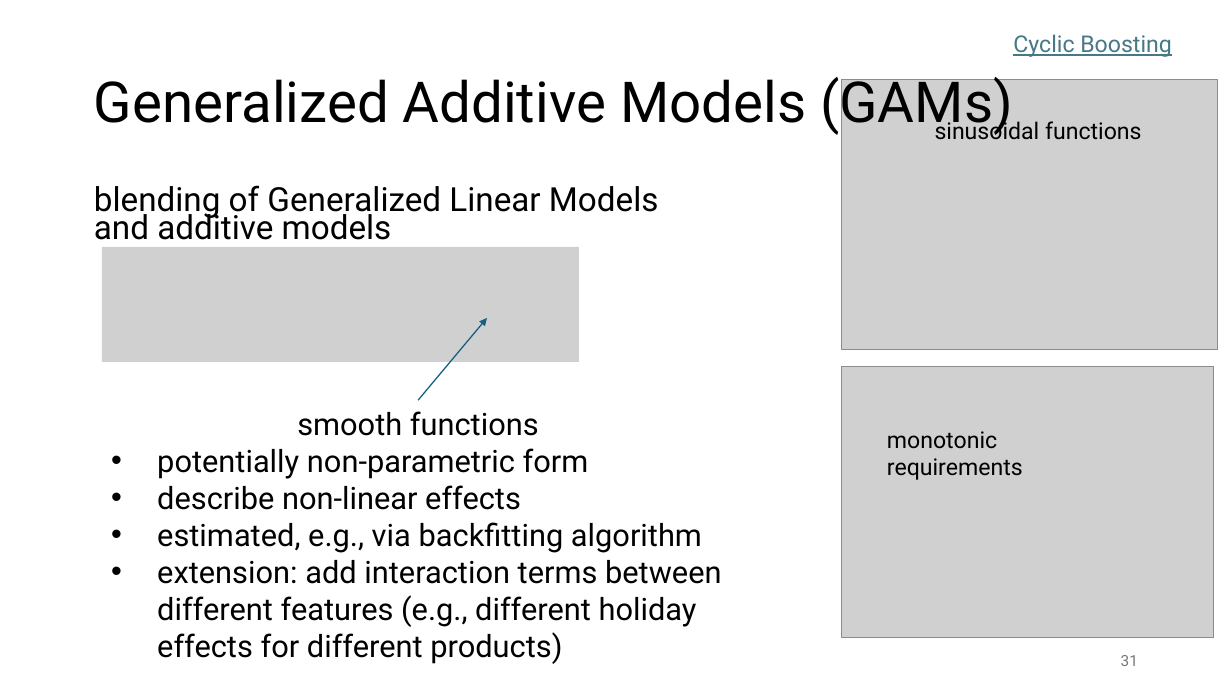
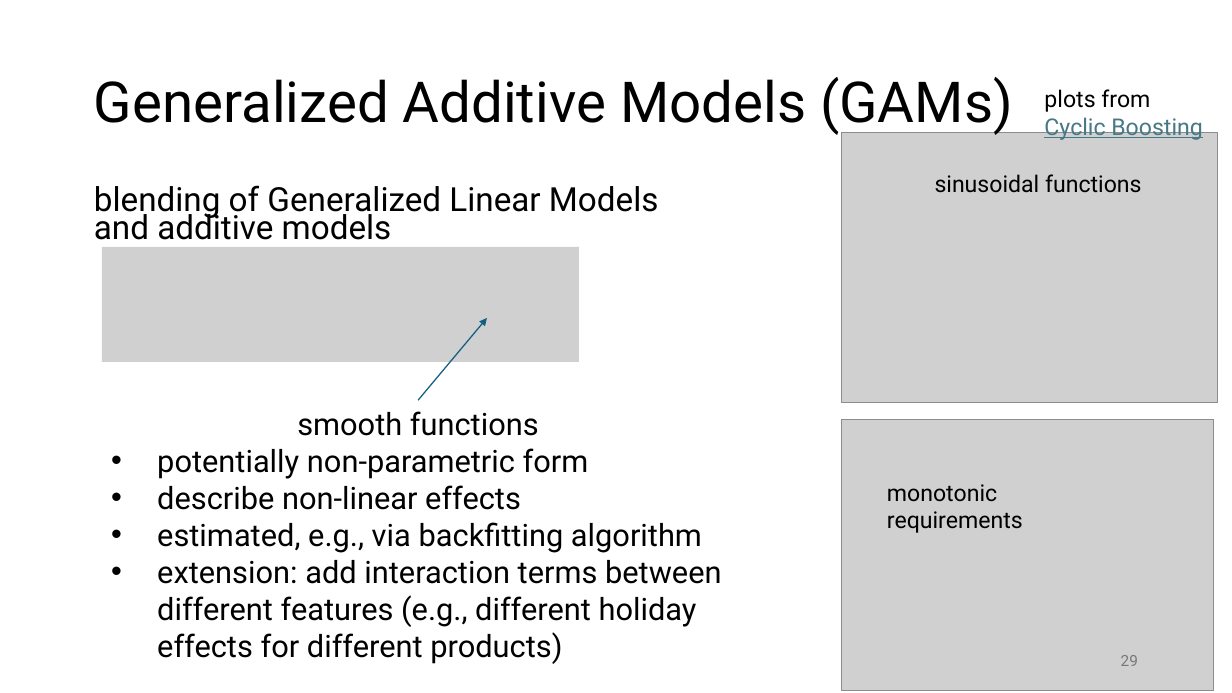
Before and after one commit to FelixWick/data_science, a slide deck: slide 29 of slides/5_ML.pptx (slide 31 before the commit). Drawn at 1232x693 pixels with LibreOffice and Linux fonts; fonts in the diff are those of the drawing; grey boxes stand for pictures. Boxes give left, top, right and bottom in pixels: in the first picture for what was removed or moved away, otherwise in the second. Text is boxed around its words. In the diff, an @@ line names an element or a change of style, - is before the commit and + after.

```diff
--- a/slides/5_ML.pptx
+++ b/slides/5_ML.pptx
@@ text at <box>1044,89,1203,140</box>: text changed @@
-Cyclic Boosting
+plots from Cyclic Boosting
@@ 2 pictures, 1 text: place and size @@
-2 pictures, 1 text at <box>842,79,1218,638</box>
+2 pictures, 1 text at <box>842,133,1218,690</box>
@@ text "monotonic requirements": place and size @@
-text "monotonic requirements" at <box>887,431,1023,480</box>
+text "monotonic requirements" at <box>887,484,1023,533</box>
@@ page number at <box>1121,655,1138,666</box>: text changed @@
-31
+29
```
Also in this commit, not shown: 2 other slides changed, 1 slide added, 4 slides removed, 5 other files.
